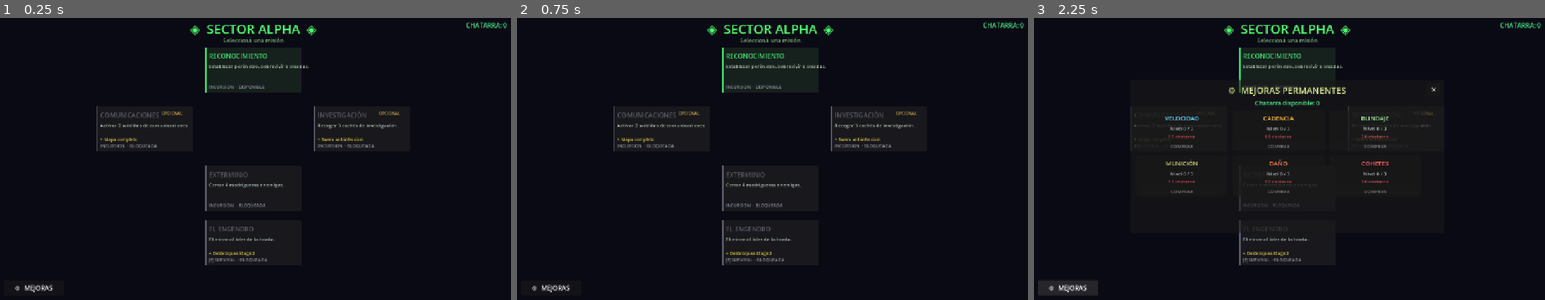
Above: before the commit, frames 1-3 (left to right).
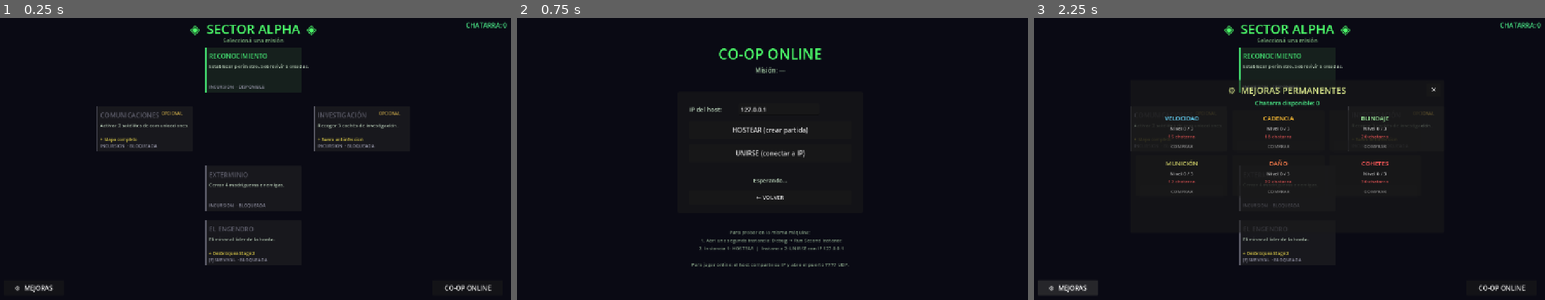
Above: after the commit, the same moments.

Repository: enriquecordero/last-colony
Game: Godot game, scene res://scenes/stage_select.tscn
Same seed, same stepped clock (60 frames per second), same inputs: the game is played once before the commit and once after it.
Inputs (mouse positions are in pixels of both pictures, inside the frame that each line leads up to):
- Up to frame 1 (0.25 s): no input
- Up to frame 2 (0.75 s): click (987, 288) at 0.5 s, where only the run after the commit has a clickable "CO-OP ONLINE"
- Up to frame 3 (2.25 s): click (1289, 198) at 1.25 s, where only the run after the commit has a clickable "← VOLVER"; click "⚙ MEJORAS" at 2 s

The runs differ from the first frame. In frame 1, 0.1% of the frame differs, in the area x 86-97%, y 94-97%; in frame 2, 4.8%, in the area x 2-100%, y 1-98%; in frame 3, 0.1%.

Commit message:
Move CO-OP button to always-visible bottom bar
Client doesn't need to select a mission — host sends it via RPC.
Panel reverted to 700px; CO-OP lives at bottom-right corner.

Co-Authored-By: Claude Sonnet 4.6 <noreply@anthropic.com>

Diff:
--- a/scripts/stage_select_screen.gd
+++ b/scripts/stage_select_screen.gd
@@ -78,6 +78,15 @@
 	meta_btn.pressed.connect(_toggle_meta_panel)
 	add_child(meta_btn)
 
+	# CO-OP button — always visible, no mission selection required for client
+	_coop_btn          = Button.new()
+	_coop_btn.text     = "CO-OP ONLINE"
+	_coop_btn.add_theme_font_size_override("font_size", 16)
+	_coop_btn.size     = Vector2(175, 38)
+	_coop_btn.position = Vector2(VIEW_W - 195, VIEW_H - 52)
+	_coop_btn.pressed.connect(_on_coop_pressed)
+	add_child(_coop_btn)
+
 	var missions := StageRegistry.get_stage_missions("stage1")
 	for m in missions:
 		_build_card(m)
@@ -275,8 +284,8 @@
 
 func _build_deploy_panel() -> void:
 	_deploy_panel          = Panel.new()
-	_deploy_panel.size     = Vector2(880, 78)
-	_deploy_panel.position = Vector2((VIEW_W - 880) * 0.5, VIEW_H - 90)
+	_deploy_panel.size     = Vector2(700, 78)
+	_deploy_panel.position = Vector2((VIEW_W - 700) * 0.5, VIEW_H - 90)
 	_deploy_panel.visible  = false
 	add_child(_deploy_panel)
 
@@ -298,14 +307,6 @@
 	_deploy_btn.position = Vector2(526, 16)
 	_deploy_btn.pressed.connect(_on_deploy_pressed)
 	_deploy_panel.add_child(_deploy_btn)
-
-	_coop_btn          = Button.new()
-	_coop_btn.text     = "CO-OP ONLINE"
-	_coop_btn.add_theme_font_size_override("font_size", 15)
-	_coop_btn.size     = Vector2(160, 46)
-	_coop_btn.position = Vector2(700, 16)
-	_coop_btn.pressed.connect(_on_coop_pressed)
-	_deploy_panel.add_child(_coop_btn)
 
 func _select_mission(id: String) -> void:
 	_selected_id       = id
@@ -357,8 +358,6 @@
 	get_tree().change_scene_to_file("res://scenes/main.tscn")
 
 func _on_coop_pressed() -> void:
-	if _selected_id.is_empty():
-		return
 	StageManager.selected_mission_id = _selected_id
 	get_tree().change_scene_to_file("res://scenes/lobby.tscn")
 
